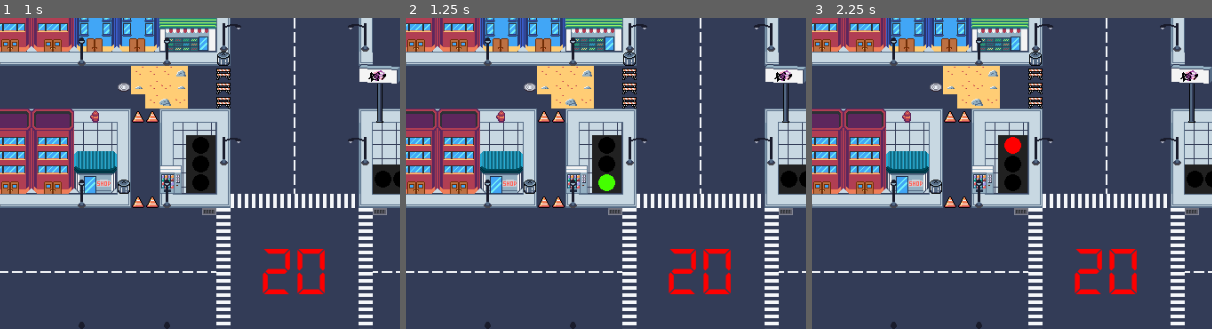
Above: before the commit, frames 1-3 (left to right).
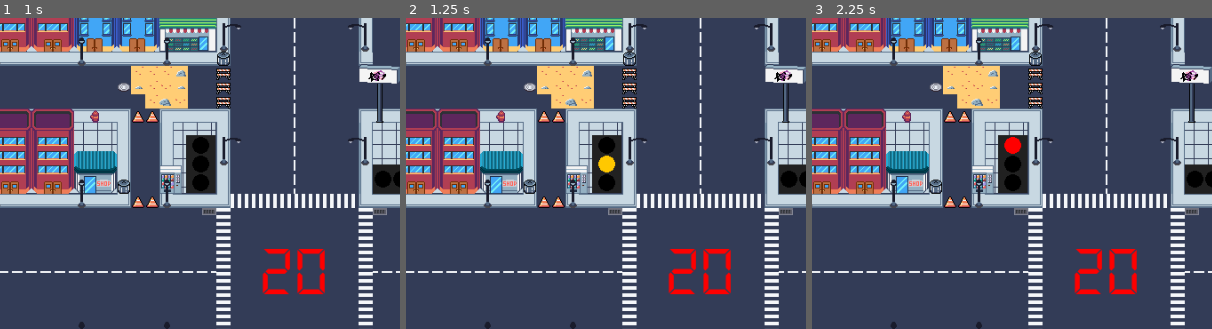
Above: after the commit, the same moments.

Repository: CabraLuis/Semaforo
Game: Godot game, scene res://escena.tscn
Two runs of this game, one before a commit and one after it. Both use one fixed random seed, a clock stepped at 60 frames per second and the inputs below.
Inputs:
- Up to frame 1 (1 s): click "INICIAR" at 0.5 s
- Up to frame 2 (1.25 s): no input
- Up to frame 3 (2.25 s): click "INICIAR" at 1.25 s; click "DETENER" at 2 s
The pictures show only the part of the screen within x 2-52%, y 9-59%; the shares and areas given below are measured in that part.

Frame 1 is identical in both runs. In frame 2, 0.4% of the frame differs, in the area x 48-53%, y 44-56%; in frame 3, nothing differs.
Error after the commit: Invalid access to property or key 'label_settings' on a base object of type 'Sprite2D'. (res://escena.gd:24)

Commit message:
corregir timing

Diff:
--- a/escena.gd
+++ b/escena.gd
@@ -21,13 +21,14 @@
 	get_node("Semaforo"+str(semaforo)+"/Rojo").visible = true
 	await get_tree().create_timer(0.5).timeout
 	time = 0.0
+	get_node("Semaforo"+str(semaforo)+"/Verde").label_settings.font_color = Color(0,255,0)
 	get_node("Semaforo"+str(semaforo)+"/Verde").visible = false
 	await get_tree().create_timer(19.5).timeout
 	get_node("Semaforo"+str(semaforo)+"/Verde").visible = true
 	await get_tree().create_timer(0.5).timeout
 	get_node("Semaforo"+str(semaforo)+"/Verde").visible = false
+	await get_tree().create_timer(0.5).timeout
 	time = 0.0
-	await get_tree().create_timer(0.5).timeout
 	get_node("Semaforo"+str(semaforo)+"/Verde").visible = true
 	await get_tree().create_timer(0.5).timeout
 	get_node("Semaforo"+str(semaforo)+"/Verde").visible = false
